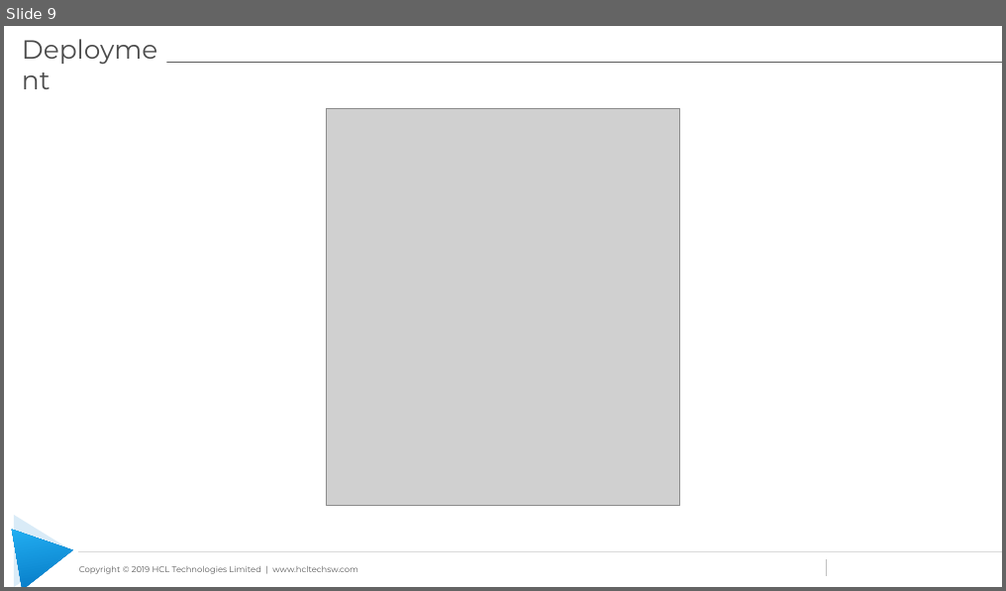
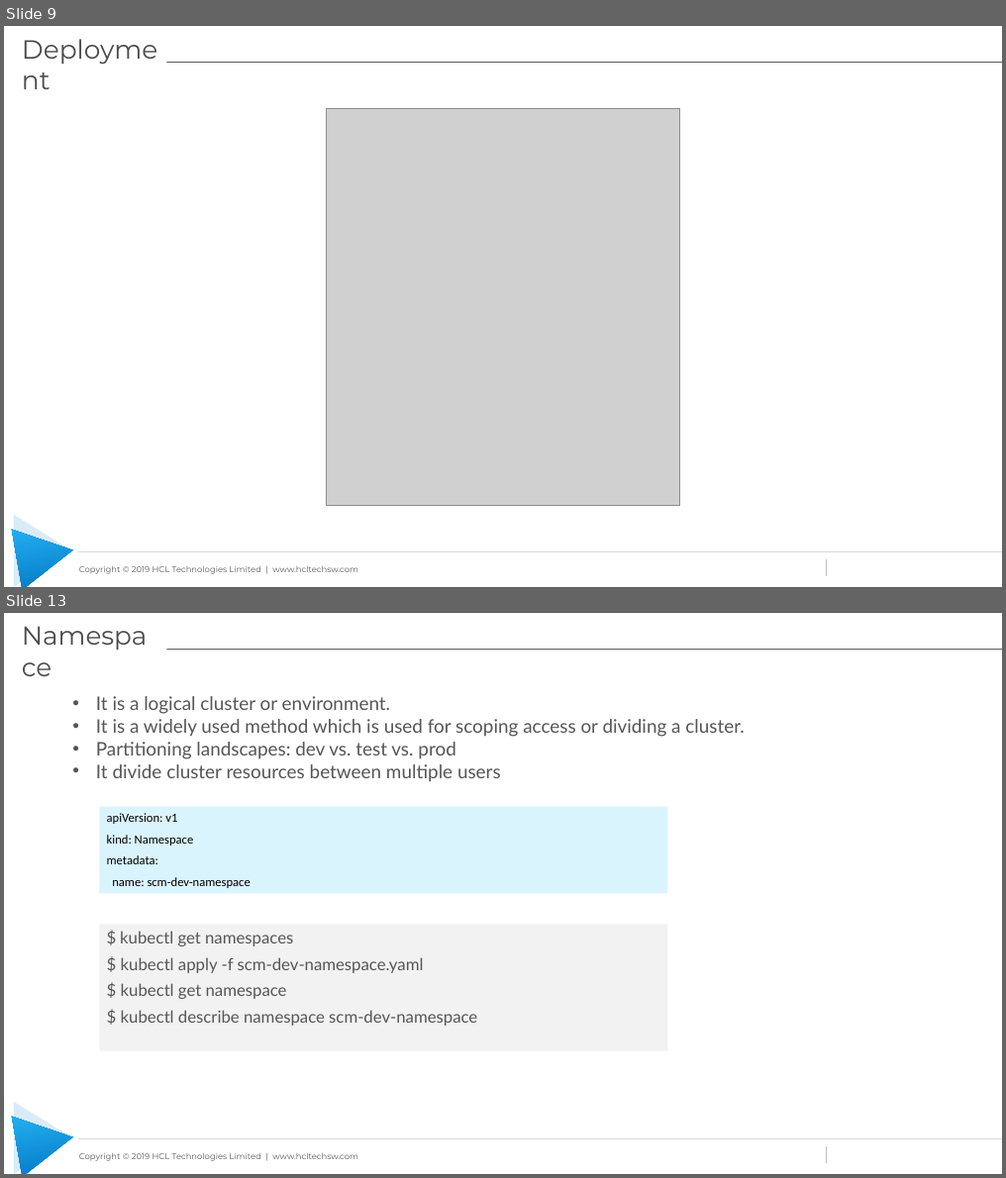
Before and after one commit to learning-zone/docker-and-kubernetes-basics, a slide deck: kubernetes-workshop-files/Kubernetes_Workshop.pptx. Shown one above the other, each under a label of ours: slide 9 before the commit, slides 9 and 13 after it; the slides between them are not shown. The pictures are 1006x591 and 1006x1178 pixels, drawn with LibreOffice and Linux fonts; fonts in the diff are those of the drawing; grey boxes stand for pictures; background and template pictures are left out. Boxes give left, top, right and bottom in pixels: in the first picture for what was removed or moved away, otherwise in the second. Text is boxed around its words. In the diff, an @@ line names an element or a change of style, - is before the commit and + after.

```diff
--- a/kubernetes-workshop-files/Kubernetes_Workshop.pptx
+++ b/kubernetes-workshop-files/Kubernetes_Workshop.pptx
@@ slide 13 added at (x1=4, y1=613, x2=1002, y2=1174), background #FFFFFF; not listed: 6 template elements that a slide beside it also shows @@
@@ text added at (x1=96, y1=696, x2=744, y2=782), 18 pt, text #565656 @@
+• It is a logical cluster or environment.
+• It is a widely used method which is used for scoping access or dividing a cluster.
+• Partitioning landscapes: dev vs. test vs. prod
+• It divide cluster resources between multiple users
@@ rectangle added at (x1=99, y1=807, x2=668, y2=894), fill #DAF4FD, 12 pt, text #000000 @@
+apiVersion: v1
+kind: Namespace
+metadata:
+name: scm-dev-namespace
@@ title added at (x1=135, y1=836, x2=194, y2=846), 25 pt, text #4B4B4B @@
+Namespace
@@ rectangle added at (x1=99, y1=925, x2=668, y2=1052), fill #F2F2F2, 16 pt, text #565656 @@
+$ kubectl get namespaces
+$ kubectl apply -f scm-dev-namespace.yaml
+$ kubectl get namespace
+$ kubectl describe namespace scm-dev-namespace
```
Also in this commit, not shown: 4 slides changed, 3 other slides added, 3 slides removed.
